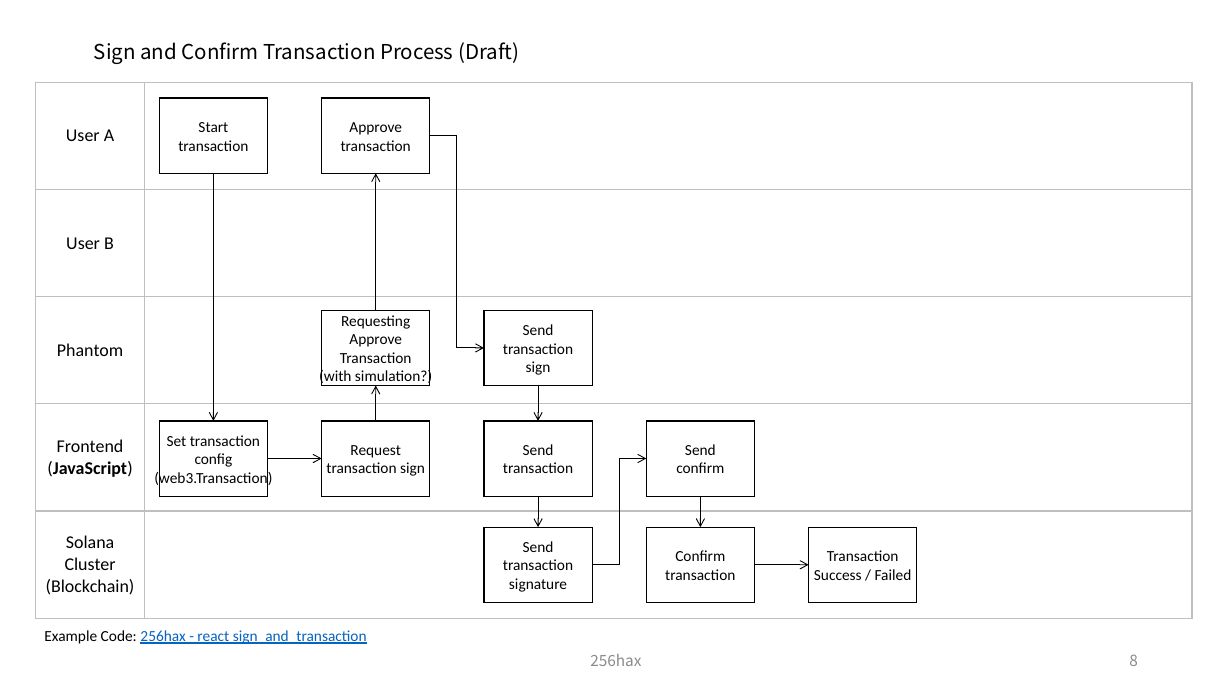
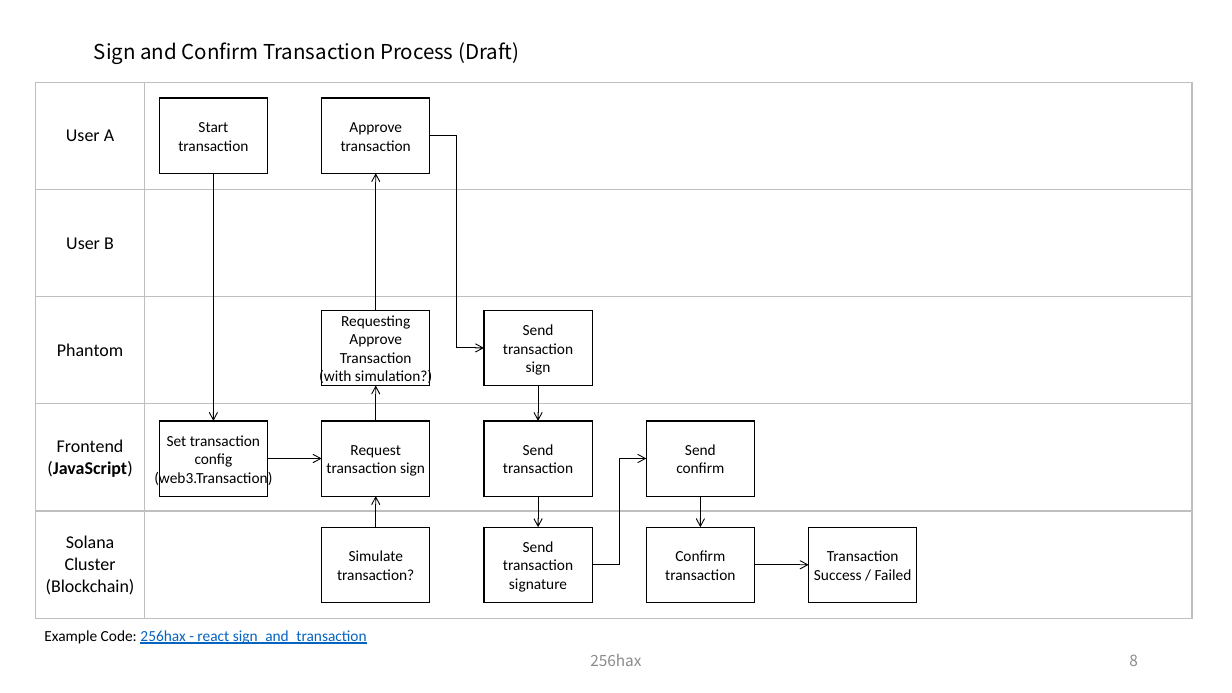
Before and after one commit to SmartGru25/Solana-React-Minimal, a slide deck: slide 9 of docs/Solana_Blockchain_Outline_Figure.pptx. Drawn at 1232x693 pixels with LibreOffice and Linux fonts; fonts in the diff are those of the drawing. Boxes give left, top, right and bottom in pixels: in the first picture for what was removed or moved away, otherwise in the second. Text is boxed around its words. In the diff, an @@ line names an element or a change of style, - is before the commit and + after.

```diff
--- a/docs/Solana_Blockchain_Outline_Figure.pptx
+++ b/docs/Solana_Blockchain_Outline_Figure.pptx
@@ arrow added from (376, 528) to (376, 496), #000000 0.75 pt @@
@@ rectangle added at <box>322,528,430,603</box>, fill #FFFFFF, outline #000000 1 pt, 12 pt, text #000000 @@
+Simulate
+transaction?
```
Also in this commit, not shown: 1 other slide changed, 1 slide added.
